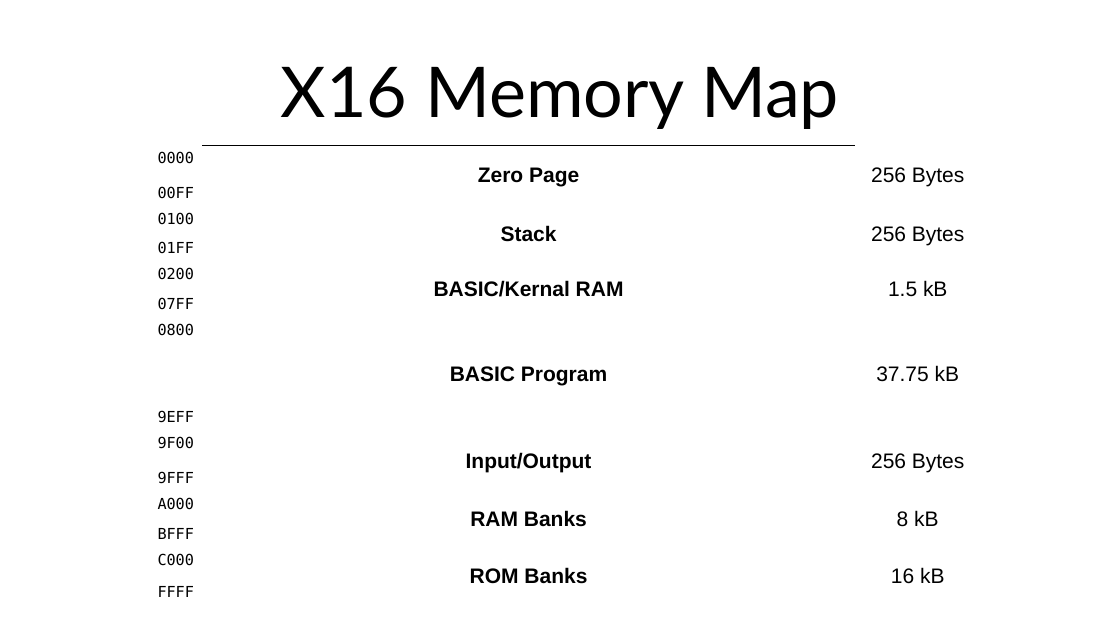
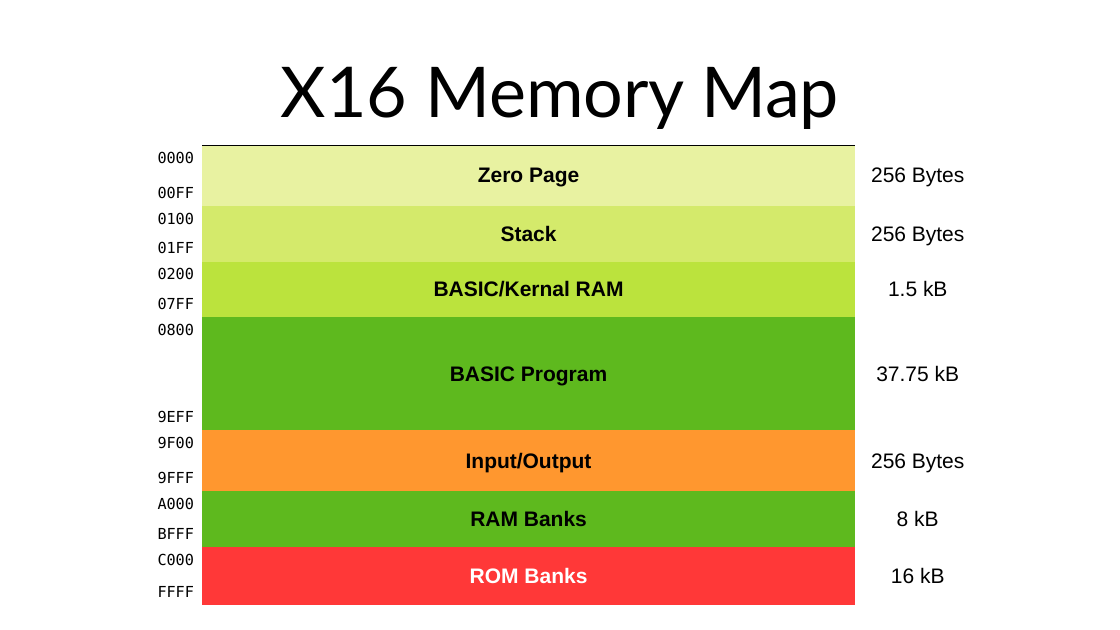
Before and after one commit to SlithyMatt/x16-assembly-tutorial, a slide deck: slide 2 of Lesson2/Lesson2.odp. Drawn at 1120x630 pixels with LibreOffice and Linux fonts; fonts in the diff are those of the drawing. Boxes give left, top, right and bottom in pixels: in the first picture for what was removed or moved away, otherwise in the second. Text is boxed around its words. In the diff, an @@ line names an element or a change of style, - is before the commit and + after.

```diff
--- a/Lesson2/Lesson2.odp
+++ b/Lesson2/Lesson2.odp
@@ table at [134,145,981,605] @@
@@ fill none to #FFFFFF in 21 cells @@
@@ fill none to #E8F2A1 in row 1, column 2 @@
@@ fill none to #D4EA6B in row 3, column 2 @@
@@ fill none to #BBE33D in row 5, column 2 @@
@@ fill none to #5EB91E in 2 cells @@
@@ fill none to #FF972F in row 9, column 2 @@
@@ fill none to #FF3838 in row 13, column 2 @@
@@ text colour #000000 to #FFFFFF in "ROM Banks" @@
```
Also in this commit, not shown: 1 slide added, 2 other files.
